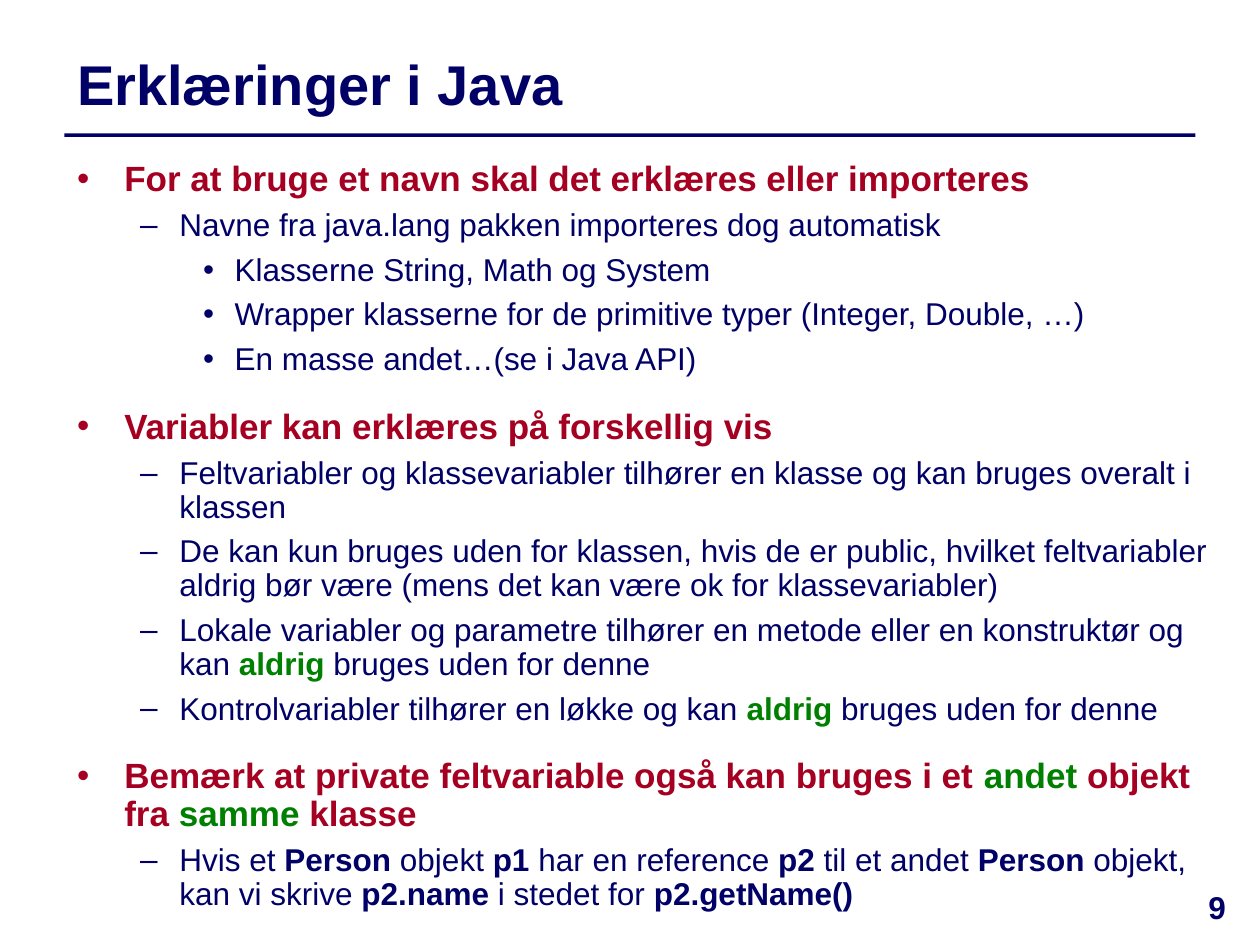
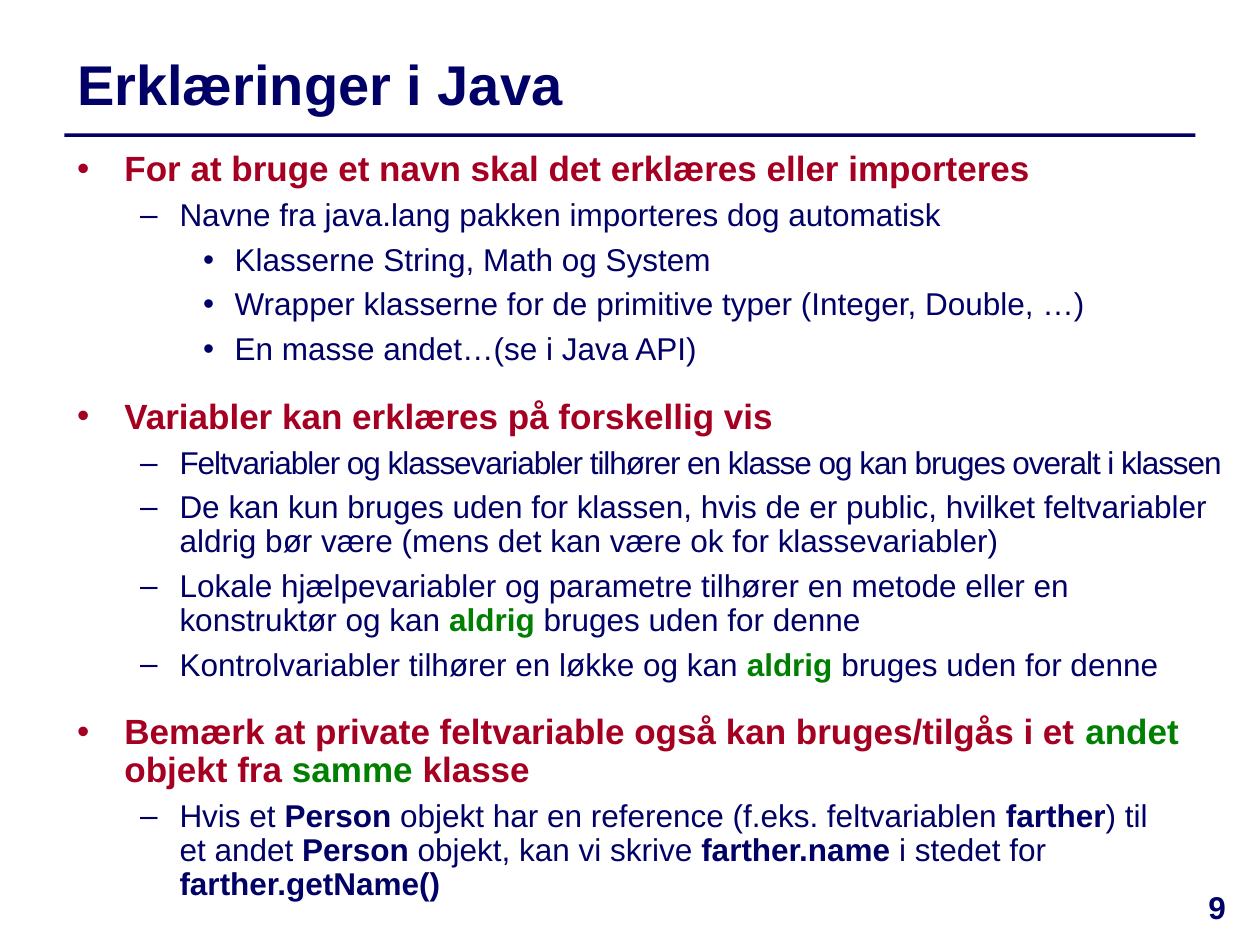
Before and after one commit to IntProgAU/Materiale, a slide deck: slide 9 of web/e23/uge_4b/Slides-Uge4-Torsdag.pptx. Drawn at 1260x945 pixels with LibreOffice and Linux fonts; fonts in the diff are those of the drawing. Boxes give left, top, right and bottom in pixels: in the first picture for what was removed or moved away, otherwise in the second. Text is boxed around its words. In the diff, an @@ line names an element or a change of style, - is before the commit and + after.

```diff
--- a/web/e23/uge_4b/Slides-Uge4-Torsdag.pptx
+++ b/web/e23/uge_4b/Slides-Uge4-Torsdag.pptx
@@ text "For at bruge et navn ...": place and size @@
-text "For at bruge et navn ..." at <box>124,165,1207,911</box>
+text "For at bruge et navn ..." at <box>124,155,1222,901</box>
@@ text at <box>180,451,1222,480</box>: letter spacing 0 to -0.6 pt in "Feltvariabler og klassevariabler tilhører en klasse og ..." @@
@@ text at <box>180,574,1069,637</box>: text changed @@
-  – Lokale variabler og parametre tilhører en metode eller en konstruktør og kan aldrig bruges uden for denne
+  – Lokale hjælpevariabler og parametre tilhører en metode eller en konstruktør og kan aldrig bruges uden for denne
@@ text at <box>124,716,1178,901</box>: text changed @@
-  • Bemærk at private feltvariable også kan bruges i et andet objekt fra samme klasse
-  – Hvis et Person objekt p1 har en reference p2 til et andet Person objekt, kan vi skrive p2.name i stedet for p2.getName()
+  • Bemærk at private feltvariable også kan bruges/tilgås i et andet objekt fra samme klasse
+  – Hvis et Person objekt har en reference (f.eks. feltvariablen farther) til
+    et andet Person objekt, kan vi skrive farther.name i stedet for farther.getName()
```
Also in this commit, not shown: 4 other slides changed, 4 other files.
